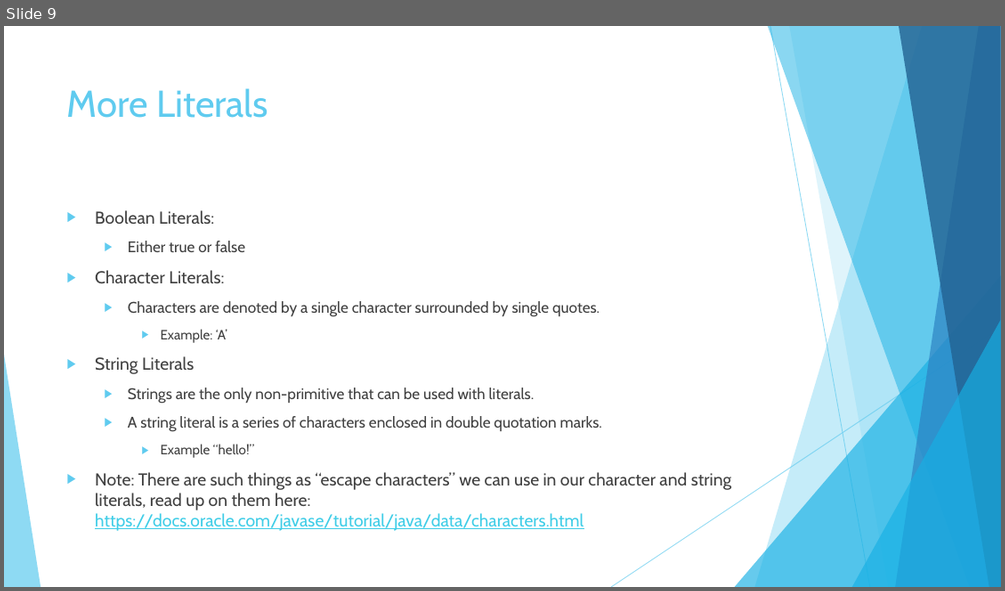
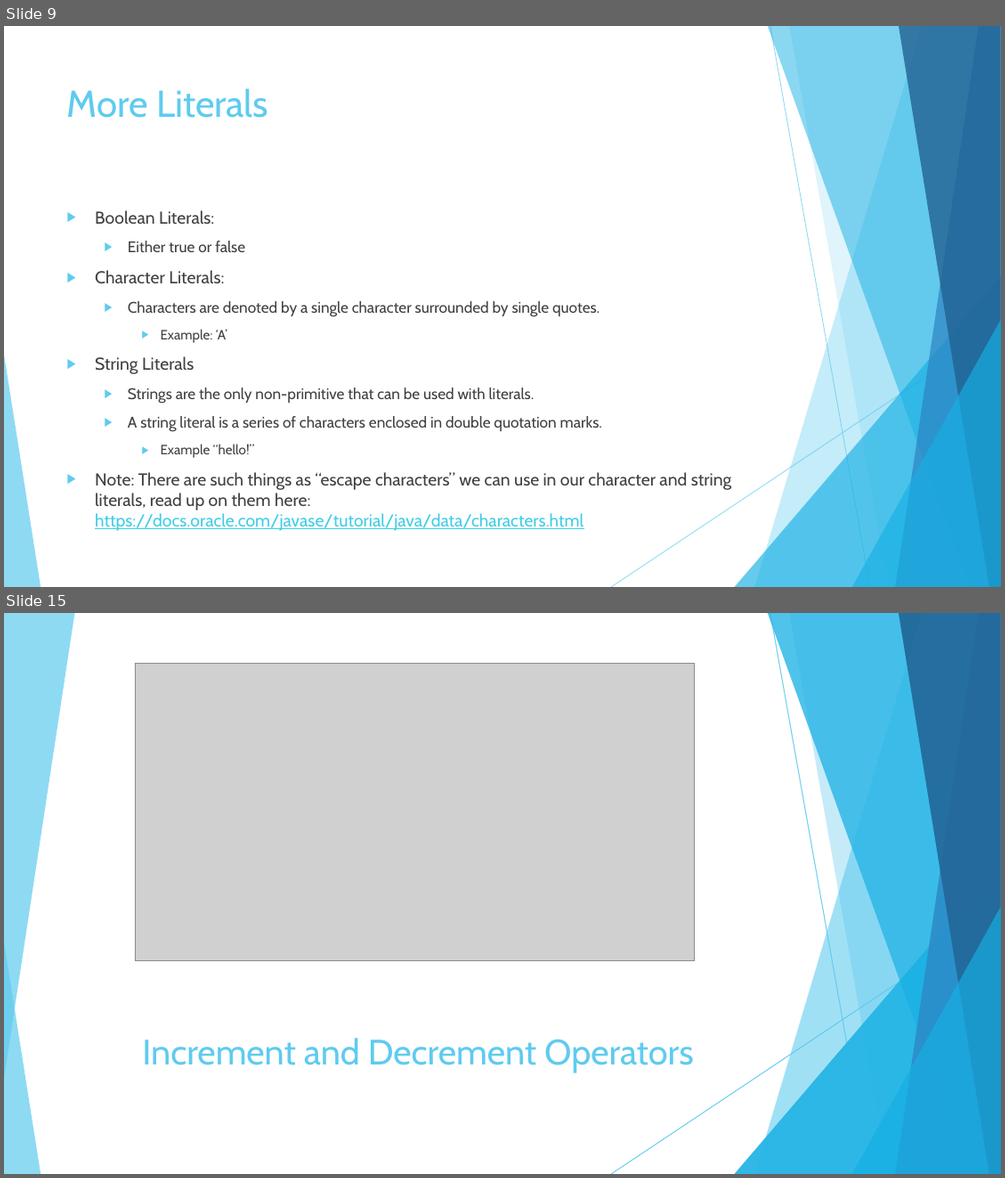
Before and after one commit to JoseRivas1998/Java-Game-Development-For-Absolute-Beginners, a slide deck: Slides/Lesson1.2.pptx. Shown one above the other, each under a label of ours: slide 9 before the commit, slides 9 and 15 after it; the slides between them are not shown. The pictures are 1005x591 and 1005x1178 pixels, drawn with LibreOffice and Linux fonts; fonts in the diff are those of the drawing; grey boxes stand for pictures. Boxes give left, top, right and bottom in pixels: in the first picture for what was removed or moved away, otherwise in the second. Text is boxed around its words. In the diff, an @@ line names an element or a change of style, - is before the commit and + after.

```diff
--- a/Slides/Lesson1.2.pptx
+++ b/Slides/Lesson1.2.pptx
@@ slide 15 added at [4,613,1001,1174], background #FFFFFF; not listed: 10 template elements that a slide beside it also shows @@
@@ picture added at [135,663,695,961] @@
@@ group added at [4,613,1001,1174]: 6 freeform shapes, 2 lines, 2 triangles @@
@@ title added at [142,1038,694,1072], 34 pt, text #5FCBEF @@
+Increment and Decrement Operators
```
Also in this commit, not shown: 1 slide changed, 4 other slides added, 5 other files.
